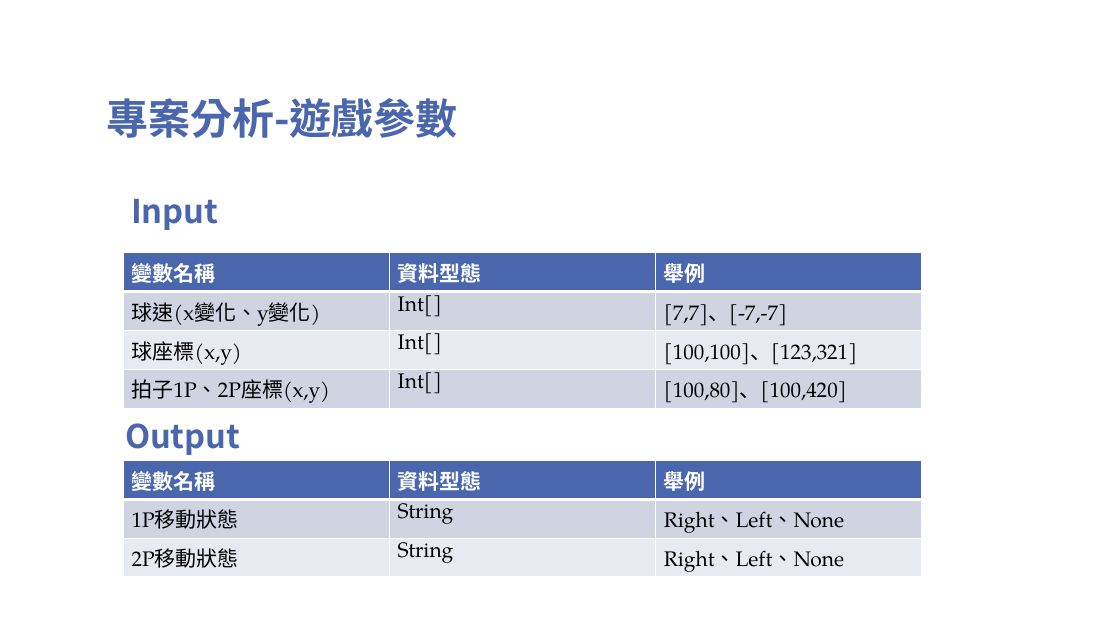
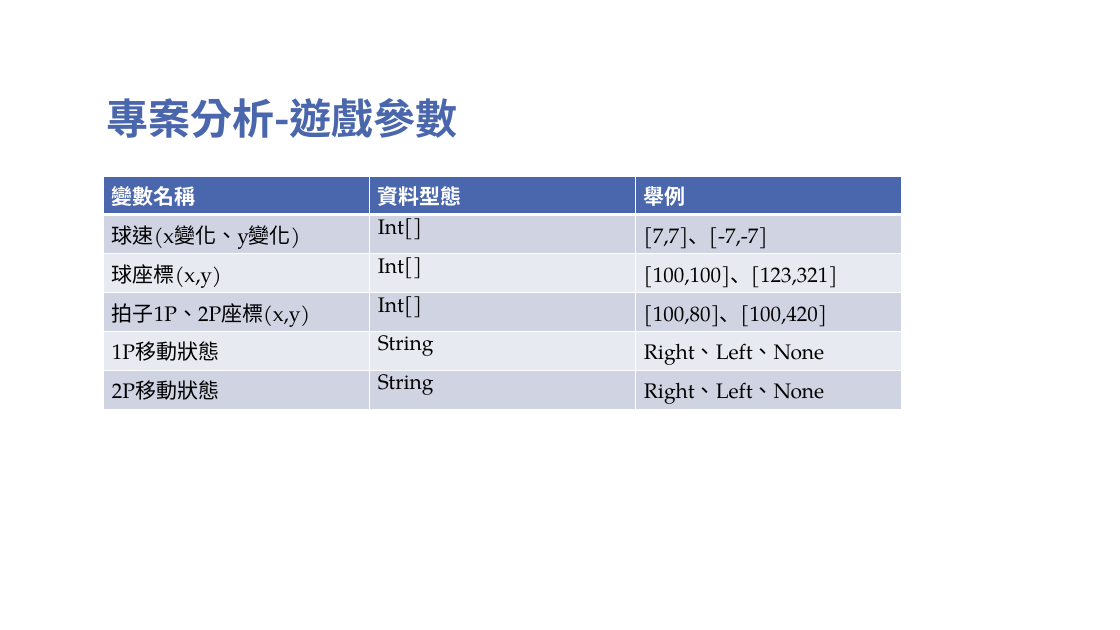
Before and after one commit to TsaiHaoWei/Machine-Learning, a slide deck: slide 6 of Finally project/Pingpong_第六組.pptx. Drawn at 1120x630 pixels with LibreOffice and Linux fonts; fonts in the diff are those of the drawing; background and template pictures are left out. Boxes give left, top, right and bottom in pixels: in the first picture for what was removed or moved away, otherwise in the second. Text is boxed around its words. In the diff, an @@ line names an element or a change of style, - is before the commit and + after.

```diff
--- a/Finally project/Pingpong_第六組.pptx
+++ b/Finally project/Pingpong_第六組.pptx
@@ table at (x1=103, y1=176, x2=902, y2=408) @@
+row 5: 1P移動狀態 | String | Right、Left、None
+row 6: 2P移動狀態 | String | Right、Left、None
@@ table resized from (x1=124, y1=253, x2=923, y2=407) to (x1=103, y1=176, x2=902, y2=408) @@
@@ text removed at (x1=131, y1=199, x2=218, y2=230) @@
-Input
@@ text removed at (x1=125, y1=423, x2=240, y2=455) @@
-Output
@@ table removed at (x1=124, y1=460, x2=923, y2=576), 3 rows, 3 columns @@
-變數名稱 | 資料型態 | 舉例
-1P移動狀態 | String | Right、Left、None
-2P移動狀態 | String | Right、Left、None
```
Also in this commit, not shown: 5 other slides changed, 2 slides added, 2 slides removed, 4 other files.
